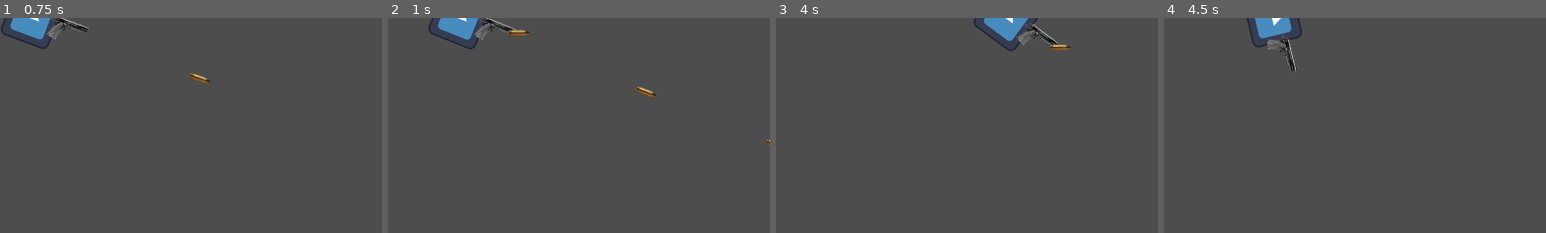
Above: before the commit, frames 1-4 (left to right).
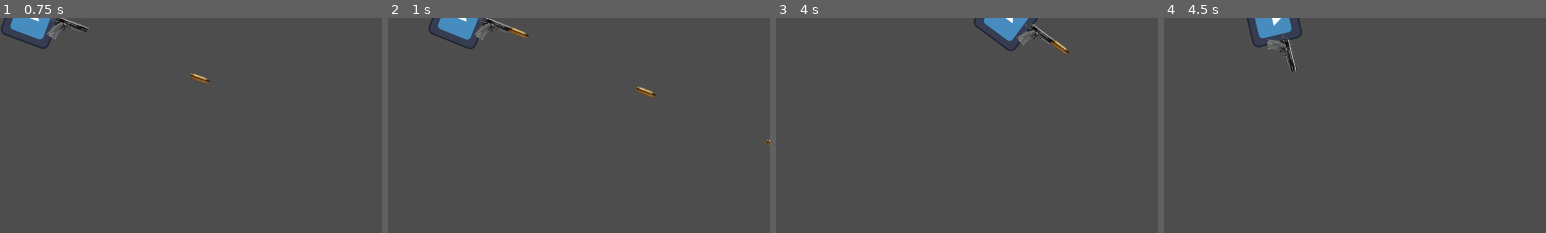
Above: after the commit, the same moments.

Repository: LaneMcMartin/NecromancerReloaded
Game: Godot game, scene res://Scenes/world.tscn
The game is run twice, just before and just after one commit, with the same random seed, the same clock (stepped at 60 frames per second) and the same inputs. The engine's default icon, where the game draws it, is replaced by a stand-in: a white triangle on a blue panel in a dark square.
Inputs (mouse positions are % of the whole screen's width and height, from its top left):
- Up to frame 1 (0.75 s): tap Enter at 0.5 s; move the mouse to (72, 45) at 0.52 s; press the mouse at (72, 45) at 0.53 s; hold D (Right) from 0.53 s (still down)
- Up to frame 2 (1 s): keep holding D (Right)
- Up to frame 3 (4 s): move the mouse to (30, 55) at 1.27 s; release D (Right) at 1.28 s; release the mouse at (30, 55) at 1.28 s; hold S (Down) 1.28-2.03 s; click (30, 55) at 1.35 s; move the mouse to (60, 28) at 2.02 s; press the mouse at (60, 28) at 2.03 s; hold D (Right) 2.03-2.78 s; tap Space (Space) at 2.1 s; move the mouse to (45, 70) at 2.77 s; release the mouse at (45, 70) at 2.78 s; hold W (Up) 2.78-3.53 s; click (45, 70) at 2.85 s; move the mouse to (80, 65) at 3.52 s; press the mouse at (80, 65) at 3.53 s; hold A (Left) from 3.53 s (still down)
- Up to frame 4 (4.5 s): keep holding A (Left); move the mouse to (20, 35) at 4.27 s; release the mouse at (20, 35) at 4.28 s; tap Space (Space) at 4.35 s
The pictures show only the part of the screen within x 0-50%, y 0-50%; the shares and areas given below are measured in that part.

Frame 1 is identical in both runs. In frame 2, 0.1% of the frame differs, in the area x 31-37%, y 4-10%; in frame 3, 0.2%, in the area x 71-78%, y 10-17%; in frame 4, nothing differs.

Commit message:
Fixed rotation bug and added shot sound

Diff:
--- a/Scenes/bullet.gd
+++ b/Scenes/bullet.gd
@@ -15,7 +15,6 @@
 
 func _physics_process(delta):
 	position += bullet_normal * speed * delta
-	rotation = bullet_normal.angle()
 
 func _on_death_timer_timeout():
 	queue_free()
@@ -23,3 +22,4 @@
 
 func set_normal(input_normal):
 	bullet_normal = input_normal
+	rotation = bullet_normal.angle()
--- a/Scenes/player.tscn
+++ b/Scenes/player.tscn
@@ -1,9 +1,10 @@
-[gd_scene load_steps=6 format=3 uid="uid://bj6fi7ebgo3p2"]
+[gd_scene load_steps=7 format=3 uid="uid://bj6fi7ebgo3p2"]
 
 [ext_resource type="Texture2D" uid="uid://d0cxad3ogx406" path="res://Assets/icon.svg" id="1_ej1np"]
 [ext_resource type="Script" path="res://Scenes/player.gd" id="1_icdh0"]
 [ext_resource type="Script" path="res://Scenes/weaponmanager.gd" id="3_7a6eg"]
 [ext_resource type="Texture2D" uid="uid://d1srow6n0cbb7" path="res://Assets/gun.png" id="4_b0mv7"]
+[ext_resource type="AudioStream" uid="uid://ba8hp063378yb" path="res://Assets/shot_sound.wav" id="5_0jmh5"]
 
 [sub_resource type="RectangleShape2D" id="RectangleShape2D_3pwty"]
 size = Vector2(128, 128)
@@ -41,3 +42,7 @@
 
 [node name="Muzzle" type="Node2D" parent="WeaponManager"]
 position = Vector2(58, -21)
+
+[node name="ShotSound" type="AudioStreamPlayer2D" parent="WeaponManager"]
+stream = ExtResource("5_0jmh5")
+pitch_scale = 0.5
--- a/Scenes/weaponmanager.gd
+++ b/Scenes/weaponmanager.gd
@@ -3,6 +3,7 @@
 # Onready
 @onready var shot_speed_timer = get_node("ShotSpeedTimer")
 @onready var muzzle = get_node("Muzzle")
+@onready var shot_sound = get_node("ShotSound")
 @onready var bullet_scene = preload("res://Scenes/bullet.tscn")
 @onready var world_node = get_node("/root/World")
 
@@ -25,7 +26,7 @@
 		bullet.set_normal(get_parent().aim_vector)
 		bullet.global_position = muzzle.global_position
 		world_node.add_child(bullet)
-
+		shot_sound.play()
 
 		# Prevent us from shooting and restart the shot speed timer
 		shot_ready = false
Not shown, added: Assets/shot_sound.wav.import
Not shown: 2 places in Scenes/bullet.tscn that only renumber resources
Not shown, added: Assets/shot_sound.wav
